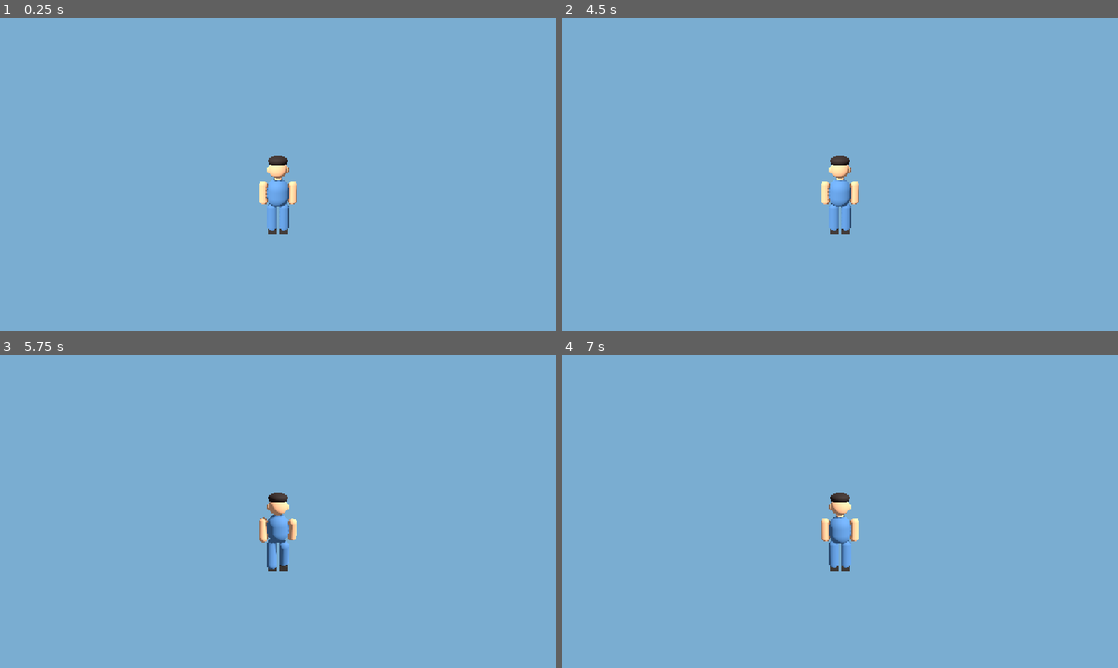
Above: before the commit, frames 1-4 (two rows, left to right).
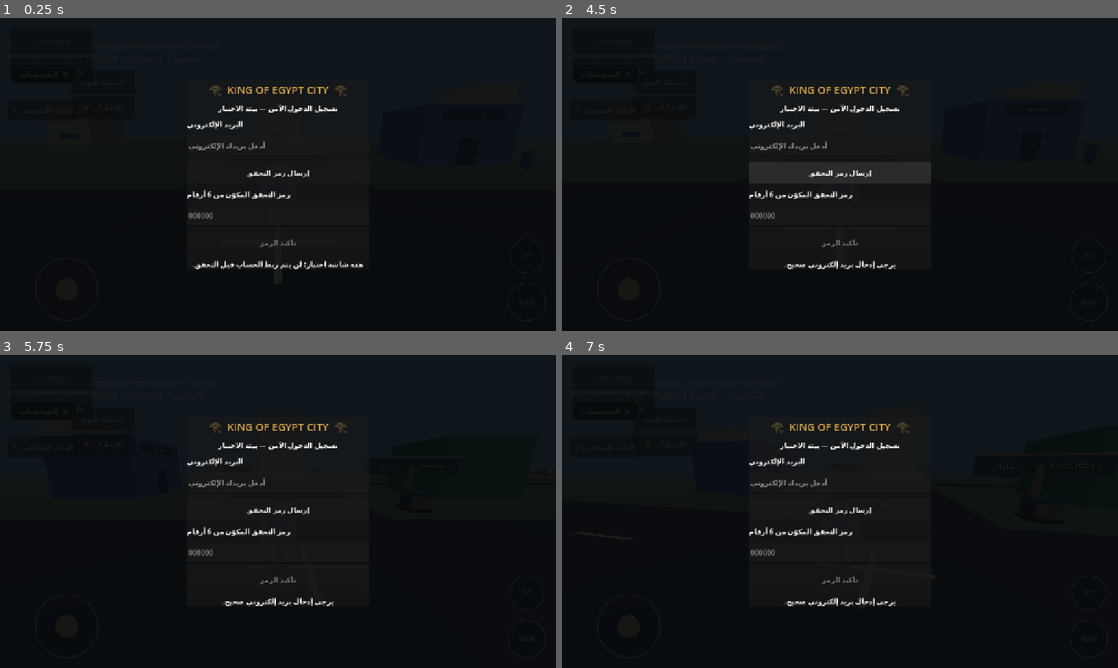
Above: after the commit, the same moments.

Repository: gamalalaraby1988-dotcom/King-Egypt-
Game: Godot game, scene res://scenes/main.tscn
The game is run twice, just before and just after one commit, with the same random seed, the same clock (stepped at 60 frames per second) and the same inputs.
Inputs (mouse positions are in pixels of both pictures, inside the frame that each line leads up to):
- Up to frame 1 (0.25 s): no input
- Up to frame 2 (4.5 s): click (667, 108) at 0.5 s, where only the run after the commit has a clickable "الإنجازات 🏆"; click (667, 80) at 1.25 s, where only the run after the commit has a clickable "أنشطة اليوم"; click (606, 108) at 2 s, where only the run after the commit has a clickable "الملف الشخصي ⚙"; click (612, 39) at 2.75 s, where only the run after the commit has a clickable "Call vehicle"; click (612, 71) at 3.5 s, where only the run after the commit has a clickable "معرض المركبات 𓂀"; click (840, 171) at 4.25 s, where only the run after the commit has a clickable "إرسال رمز التحقق"
- Up to frame 3 (5.75 s): tap Enter at 5 s; move the mouse to (400, 495) at 5.02 s; hold D (move_right) from 5.03 s (still down); hold Shift (sprint) from 5.03 s (still down); click (400, 495) at 5.17 s
- Up to frame 4 (7 s): release D (move_right) at 5.75 s; release Shift (sprint) at 5.75 s; drag from (728, 527) to (812, 574) at 5.77 s; click (606, 411) at 6.5 s, where only the run after the commit has a clickable "♛ الشخصيات"

The runs differ from the first frame. In frame 1, 100% of the frame differs, in the area x 0-100%, y 0-100%; in frame 2, 100%; in frame 3, 100%; in frame 4, 100%.
Error before the commit: Parse Error: There is already a variable named "mission_manager" declared in this scope. (res://scripts/main.gd:355)

Commit message:
Reuse shared navigation manager reference

Diff:
--- a/scripts/main.gd
+++ b/scripts/main.gd
@@ -352,8 +352,7 @@
 		mission_manager.call("show_shared_location_marker", destination)
 		city_vehicle.call("set_auto_navigation_controls", 0.0, 0.0)
 		return true
-	var mission_manager := get_node_or_null("MissionManager")
-	if not is_instance_valid(mission_manager) or not mission_manager.has_method("navigate_to_landmark"):
+	if not mission_manager.has_method("navigate_to_landmark"):
 		return false
 	return bool(mission_manager.call("navigate_to_landmark", "shared_location", destination))
 
